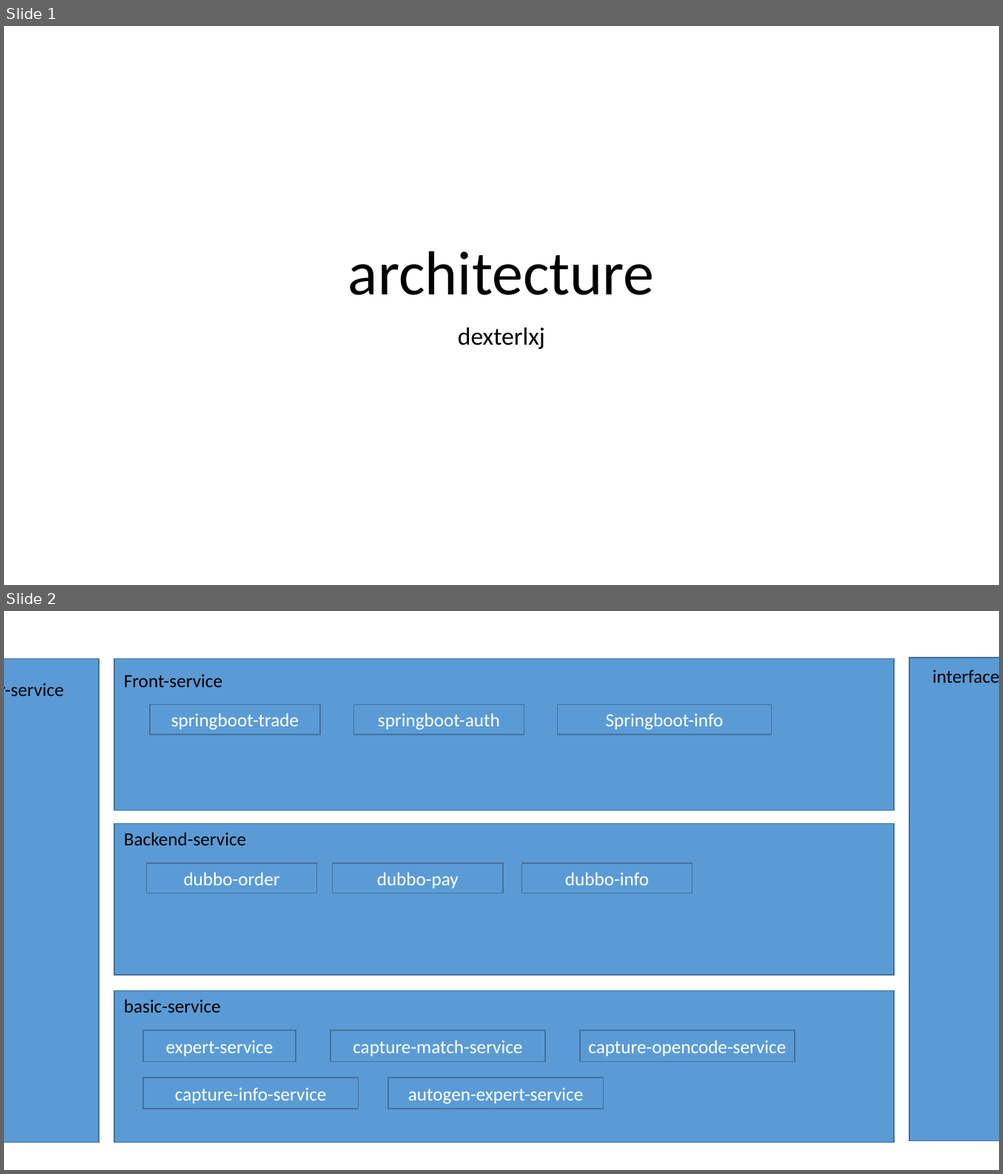
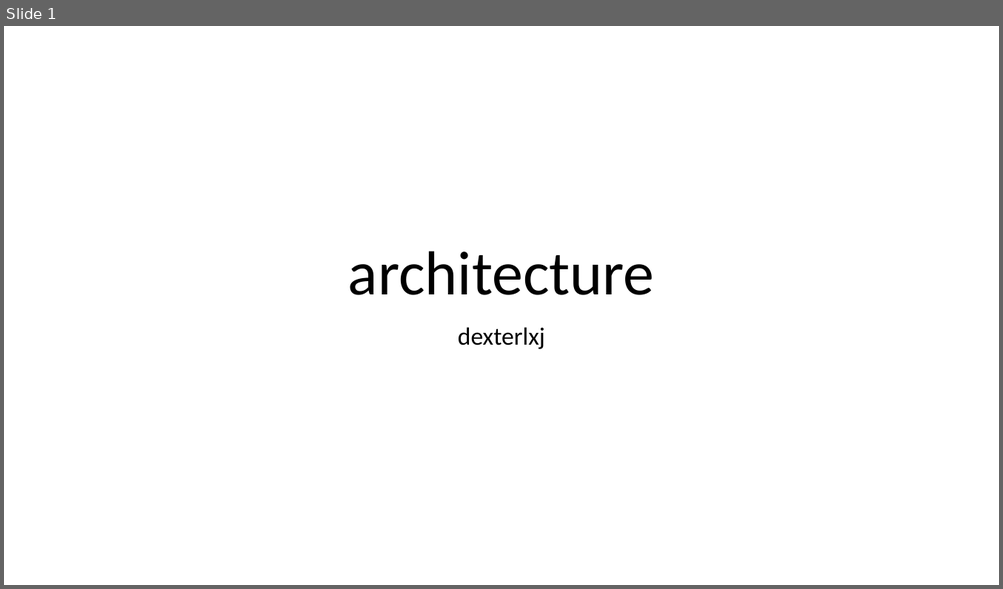
Before and after one commit to leixiangjian/design, a slide deck: architecture.pptx. Shown one above the other, each under a label of ours: slides 1 and 2 before the commit, slide 1 after it. The pictures are 1003x1174 and 1003x589 pixels, drawn with LibreOffice and Linux fonts; fonts in the diff are those of the drawing. Boxes give left, top, right and bottom in pixels: in the first picture for what was removed or moved away, otherwise in the second. Text is boxed around its words. In the diff, an @@ line names an element or a change of style, - is before the commit and + after.

Commit message:
update

```diff
--- a/architecture.pptx
+++ b/architecture.pptx
@@ slide 2 removed at bbox=[4, 611, 999, 1170], background #FFFFFF @@
@@ rectangle removed at bbox=[4, 659, 99, 1143] @@
@@ rectangle removed at bbox=[114, 659, 894, 810] @@
@@ text removed at bbox=[124, 674, 222, 687] @@
-Front-service
@@ rectangle removed at bbox=[909, 658, 999, 1142] @@
@@ text removed at bbox=[932, 669, 999, 683] @@
-interface-service
@@ text removed at bbox=[4, 683, 63, 696] @@
-Monitor-service
@@ rectangle removed at bbox=[151, 704, 320, 734] @@
-springboot-trade
@@ rectangle removed at bbox=[354, 704, 524, 734] @@
-springboot-auth
@@ rectangle removed at bbox=[558, 704, 771, 734] @@
-Springboot-info
@@ rectangle removed at bbox=[114, 823, 894, 975] @@
@@ text removed at bbox=[124, 832, 246, 846] @@
-Backend-service
@@ rectangle removed at bbox=[147, 863, 316, 893] @@
-dubbo-order
@@ rectangle removed at bbox=[333, 863, 503, 893] @@
-dubbo-pay
@@ rectangle removed at bbox=[522, 863, 692, 893] @@
-dubbo-info
@@ rectangle removed at bbox=[114, 991, 894, 1143] @@
@@ text removed at bbox=[124, 999, 221, 1013] @@
-basic-service
@@ rectangle removed at bbox=[144, 1031, 296, 1062] @@
-expert-service
@@ rectangle removed at bbox=[330, 1031, 545, 1062] @@
-capture-match-service
@@ rectangle removed at bbox=[580, 1031, 795, 1062] @@
-capture-opencode-service
@@ rectangle removed at bbox=[144, 1078, 358, 1110] @@
-capture-info-service
@@ rectangle removed at bbox=[388, 1078, 603, 1110] @@
-autogen-expert-service
```
Also in this commit, not shown: 4 slides added.
